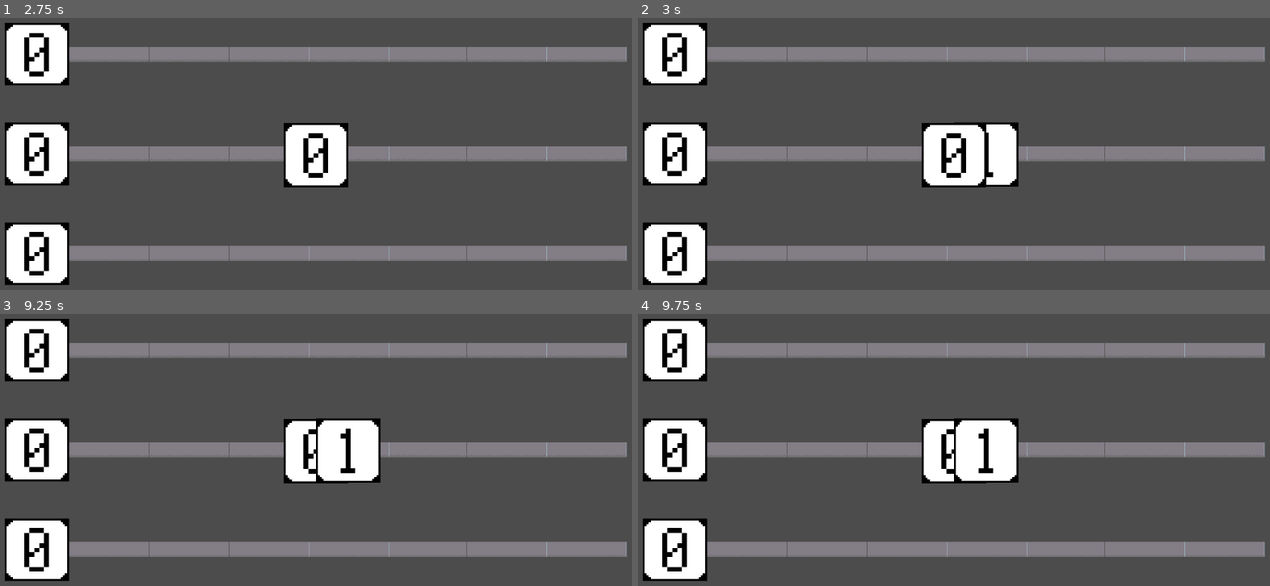
Above: before the commit, frames 1-4 (two rows, left to right).
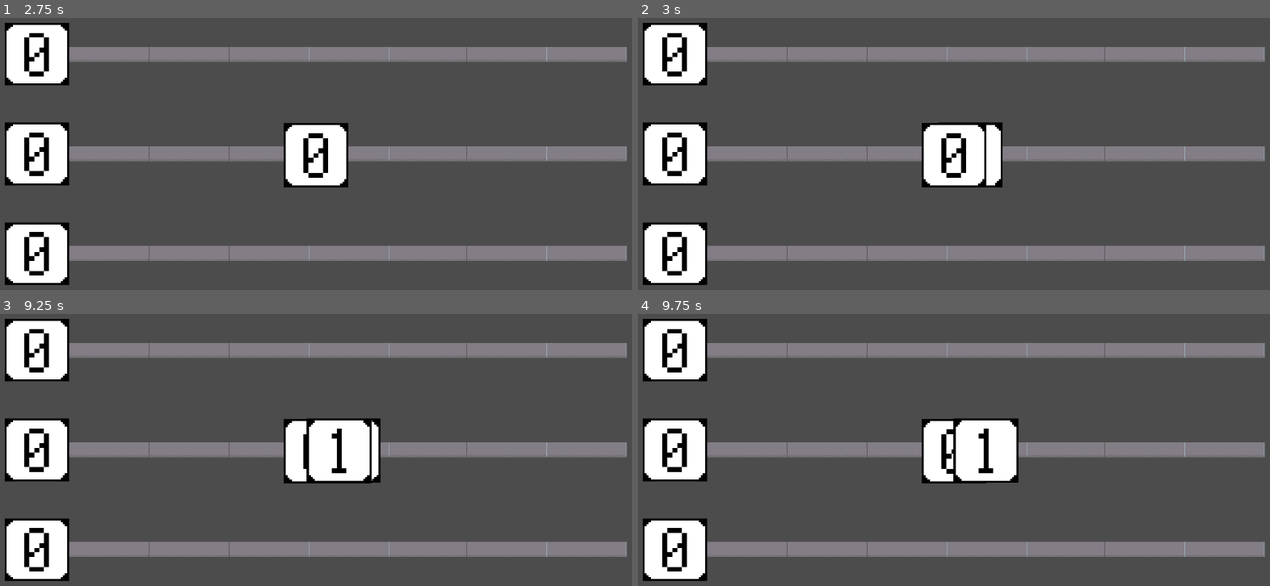
Above: after the commit, the same moments.

Repository: Raelr/Quantum-Attorney
Game: Godot game, scene res://Main.tscn
The game is run twice, just before and just after one commit, with the same random seed, the same clock (stepped at 60 frames per second) and the same inputs.
Inputs (mouse positions are in pixels of both pictures, inside the frame that each line leads up to):
- Up to frame 1 (2.75 s): tap Enter at 0.5, 2 s; move the mouse to (284, 230) at 0.52 s; press the mouse at (284, 230) at 0.53 s; tap Space (space) at 1.25, 2.1 s; move the mouse to (511, 211) at 1.27 s; release the mouse at (511, 211) at 1.28 s; click (511, 211) at 1.35 s; move the mouse to (120, 99) at 2.02 s; press the mouse at (120, 99) at 2.03 s
- Up to frame 2 (3 s): tap Space (space) at 2.75 s; move the mouse to (985, 154) at 2.77 s; release the mouse at (985, 154) at 2.78 s; click (985, 154) at 2.85 s
- Up to frame 3 (9.25 s): move the mouse to (221, 357) at 3.52 s; press the mouse at (221, 357) at 3.53 s; tap Enter at 4.25 s; move the mouse to (461, 433) at 4.27 s; release the mouse at (461, 433) at 4.28 s; tap Space (space) at 4.35, 5, 6.6, 8.85 s; click (461, 433) at 4.55 s; move the mouse to (189, 469) at 5.02 s; press the mouse at (189, 469) at 5.03 s; move the mouse to (379, 368) at 5.77 s; release the mouse at (379, 368) at 5.78 s; click (379, 368) at 5.85 s; move the mouse to (284, 526) at 6.52 s; press the mouse at (284, 526) at 6.53 s; move the mouse to (511, 507) at 7.27 s; release the mouse at (511, 507) at 7.28 s; click (511, 507) at 7.35 s; move the mouse to (120, 395) at 8.02 s; press the mouse at (120, 395) at 8.03 s; move the mouse to (347, 450) at 8.77 s; release the mouse at (347, 450) at 8.78 s; click (347, 450) at 9.05 s
- Up to frame 4 (9.75 s): move the mouse to (859, 357) at 9.52 s; press the mouse at (859, 357) at 9.53 s

Frame 1 is identical in both runs. In frame 2, 0.8% of the frame differs, in the area x 47-61%, y 38-63%; in frame 3, 0.8%; in frame 4, less than 0.1%.

Commit message:
Added a smooth snapping function for UI

Diff:
--- a/UTS-QuantumComputingGame/Bit.gd
+++ b/UTS-QuantumComputingGame/Bit.gd
@@ -3,7 +3,9 @@
 var bit
 var label
 var is_movable
-var speed = 50
+var speed = 500
+var destination
+var should_snap
 
 func _ready():
 	bit = 0
@@ -26,3 +28,18 @@
 
 func update_text(value):
 	label.text = str(value)
+
+func get_distance_to_destination():
+	var heading = destination - position
+	return heading.length()
+
+func _physics_process(delta):
+
+	if destination and !should_snap:
+		if get_distance_to_destination() > 0.01:
+			position = position.linear_interpolate(destination, delta * 10)
+		else:
+			position = destination
+			destination = null
+	elif destination and should_snap:
+		position = destination
--- a/UTS-QuantumComputingGame/UI.gd
+++ b/UTS-QuantumComputingGame/UI.gd
@@ -3,6 +3,7 @@
 export (int) var speed = 200
 var velocity := Vector2()
 var target
+var target_pos
 var space_state;
 var is_held : bool
 var mouse_pos
@@ -10,8 +11,9 @@
 
 onready var wireboard = get_node("/root/Node2D/WireBoard")
 
-func check_input(delta):
+func check_input():
 	mouse_pos = get_global_mouse_position()
+
 	if Input.is_action_just_pressed("left_click"):
 		check_for_ray_target()
 		if target != null:
@@ -22,11 +24,19 @@
 		if target and target.is_movable:
 			var slot = wireboard.check_wires(target.position)
 			if slot:
-				target.position = slot
+				target_pos = slot
+				target.destination = target_pos
+				target.should_snap = false
 		is_held = false
 		target = null
 	elif Input.is_action_just_pressed("space"):
 		spawn_bit()
+
+	if is_held and target:
+		target.should_snap = true
+		target_pos = mouse_pos + offset
+	if is_held and target and target.destination != target_pos:
+		target.destination = target_pos
 
 func check_for_ray_target():
 	space_state = get_world_2d().direct_space_state
@@ -48,6 +58,4 @@
 	return position + direction * distance
 
 func _physics_process(delta):
-	check_input(delta)
-	if target != null and is_held and target.is_movable:
-		target.position = mouse_pos + offset
+	check_input()
